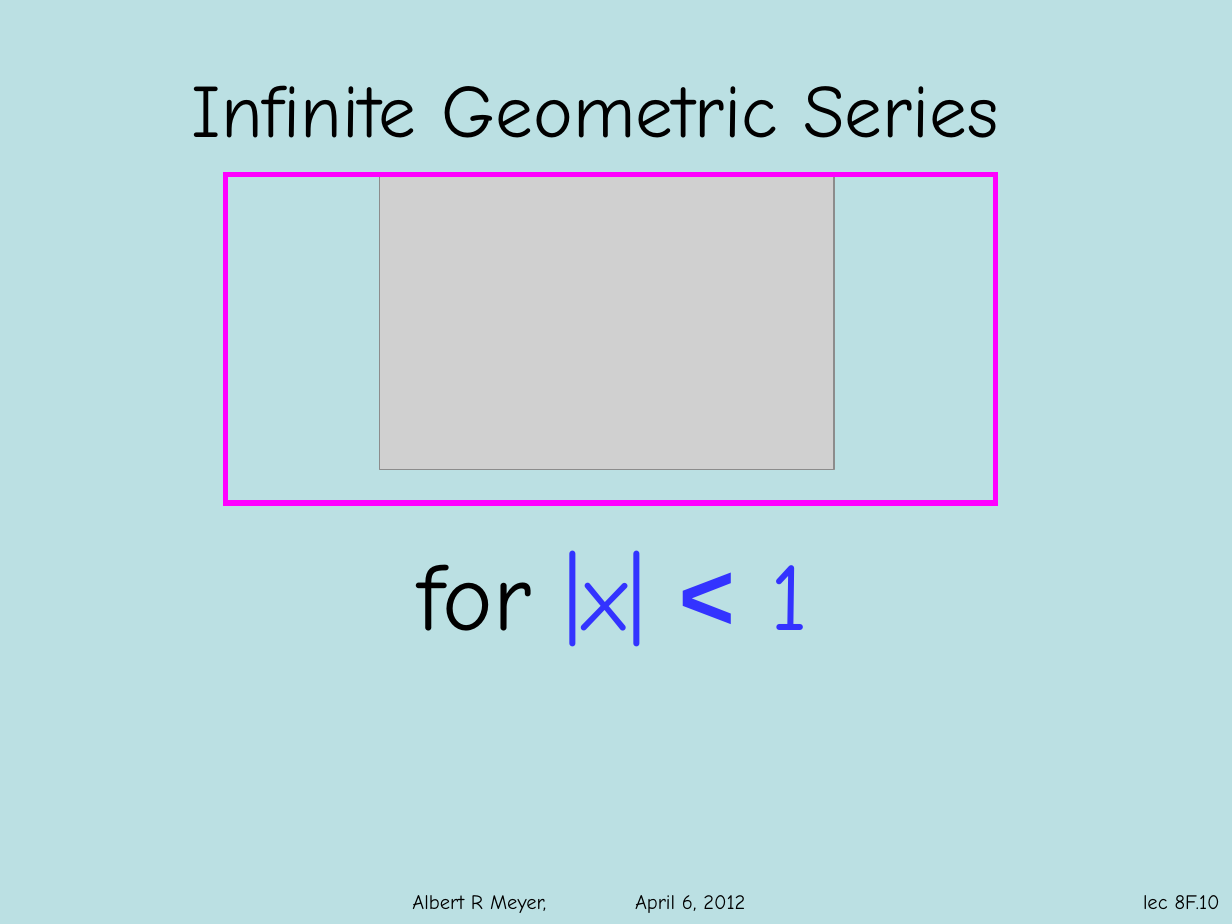
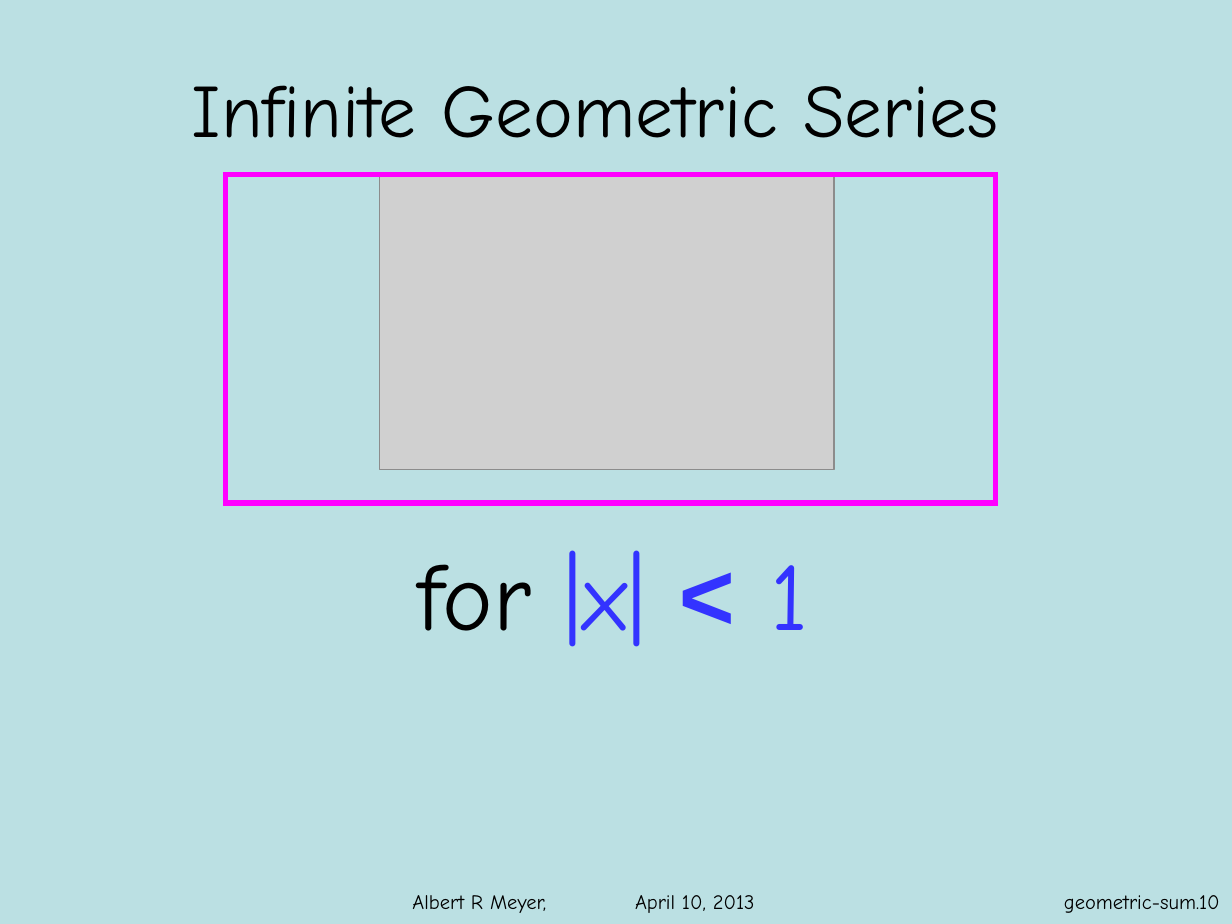
Before and after one commit to armeyer/mcs_web, a slide deck: slide 10 of spring12/slidesS12/arithmetic-geometric-sums.pptx. Drawn at 1232x924 pixels with LibreOffice and Linux fonts; fonts in the diff are those of the drawing; grey boxes stand for pictures; background and template pictures are left out. Boxes give left, top, right and bottom in pixels: in the first picture for what was removed or moved away, otherwise in the second. Text is boxed around its words. In the diff, an @@ line names an element or a change of style, - is before the commit and + after.

```diff
--- a/spring12/slidesS12/arithmetic-geometric-sums.pptx
+++ b/spring12/slidesS12/arithmetic-geometric-sums.pptx
@@ text at [412,895,755,913]: text changed @@
-Albert R Meyer, April 6, 2012
+Albert R Meyer, April 10, 2013
@@ page number added at [1064,895,1220,913], 12 pt, text #000000 @@
+geometric-sum.10
@@ page number removed at [1143,895,1220,909] @@
-lec 8F.10
```
Also in this commit, not shown: 18 other slides changed, 3 other files.
